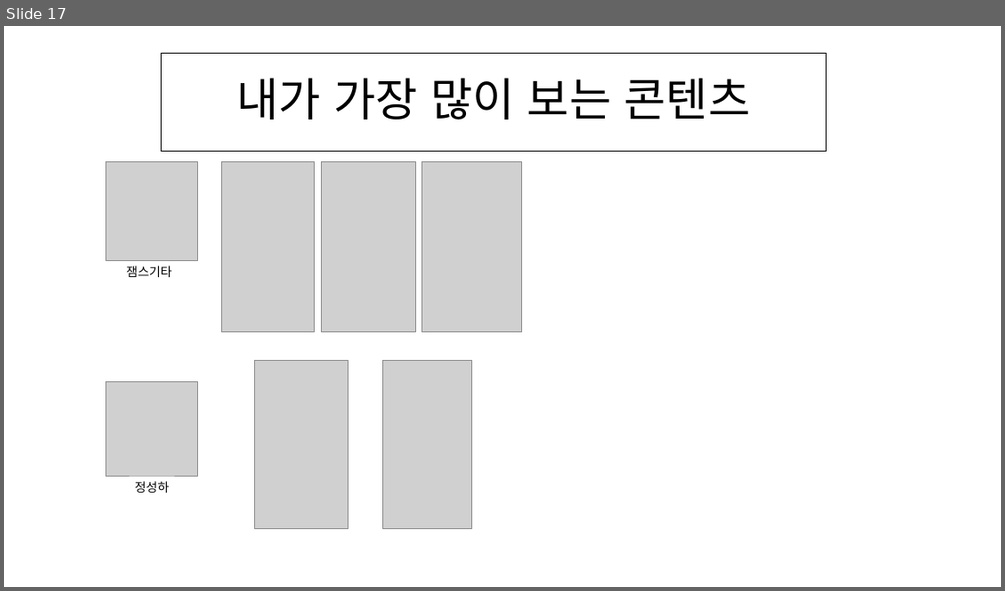
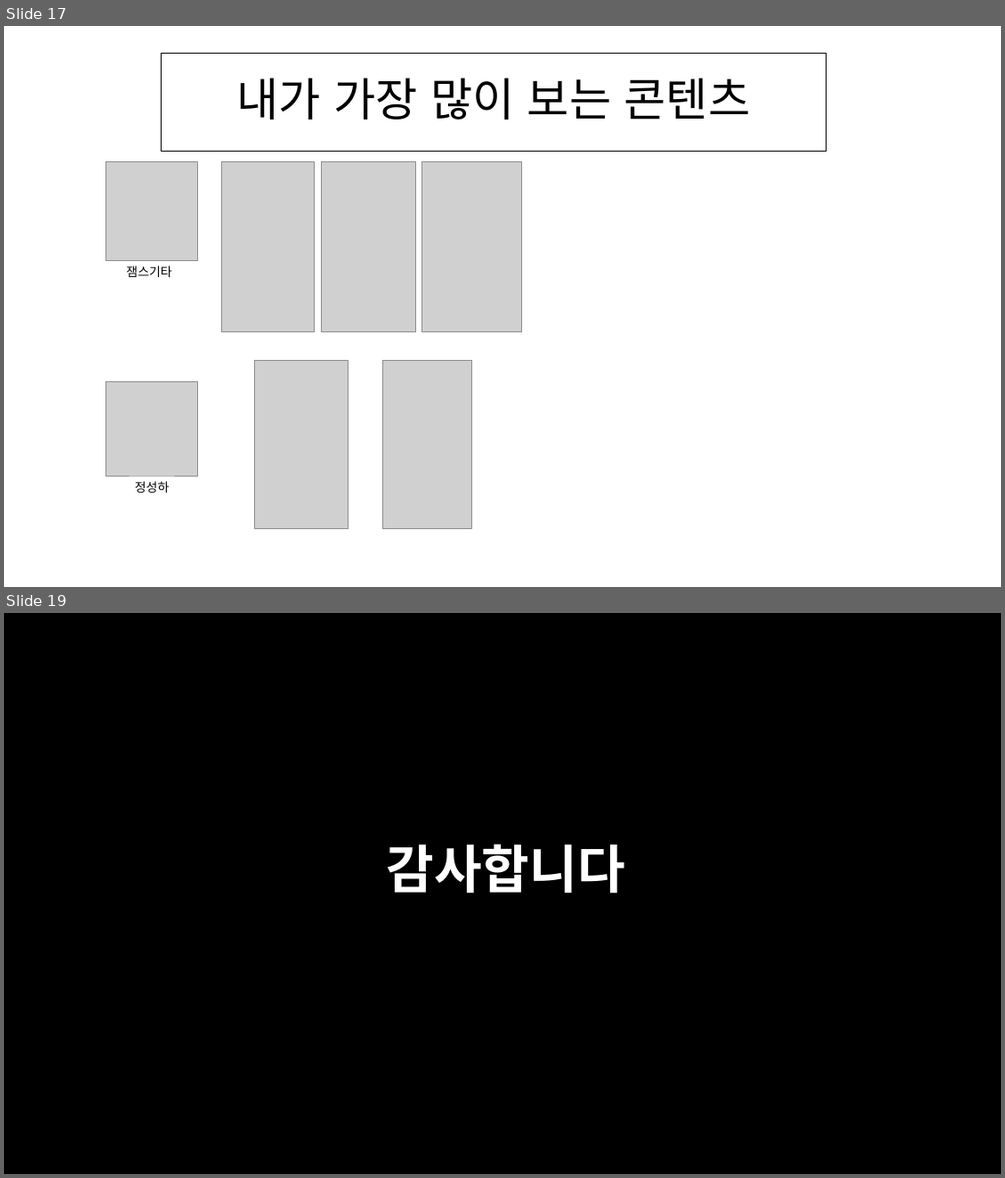
Before and after one commit to sealdog4133/power, a slide deck: 박기수의 자기소개 프레젠테이션.pptx. Shown one above the other, each under a label of ours: slide 17 before the commit, slides 17 and 19 after it; the slides between them are not shown. The pictures are 1005x591 and 1005x1178 pixels, drawn with LibreOffice and Linux fonts; fonts in the diff are those of the drawing; grey boxes stand for pictures. Boxes give left, top, right and bottom in pixels: in the first picture for what was removed or moved away, otherwise in the second. Text is boxed around its words. In the diff, an @@ line names an element or a change of style, - is before the commit and + after.

```diff
--- a/박기수의 자기소개 프레젠테이션.pptx
+++ b/박기수의 자기소개 프레젠테이션.pptx
@@ slide 19 added at [4,613,1001,1174], background #000000 @@
@@ title added at [387,844,625,893], 50 pt, text #FFFFFF, bold @@
+감사합니다
```
Also in this commit, not shown: 2 other slides added, 3 slides removed.
